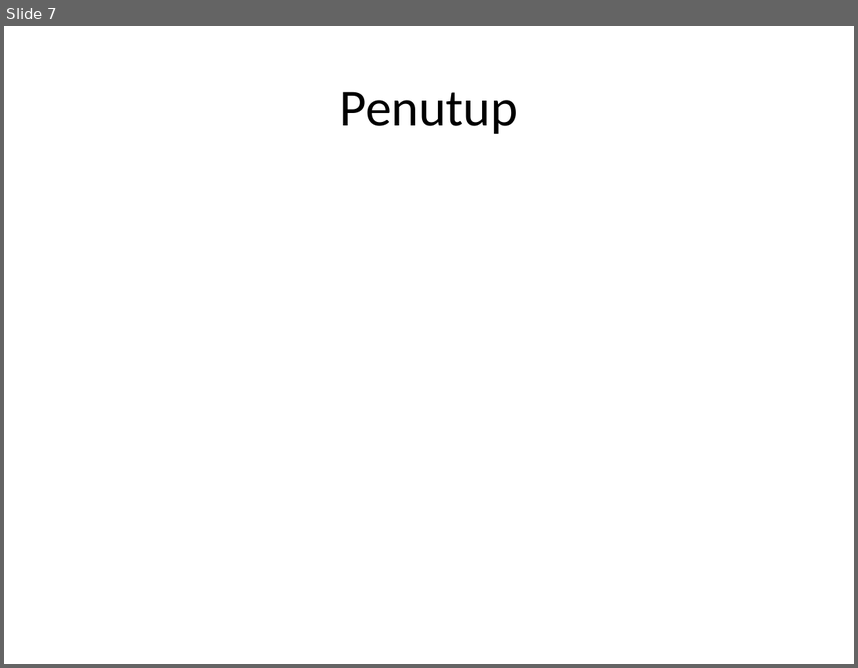
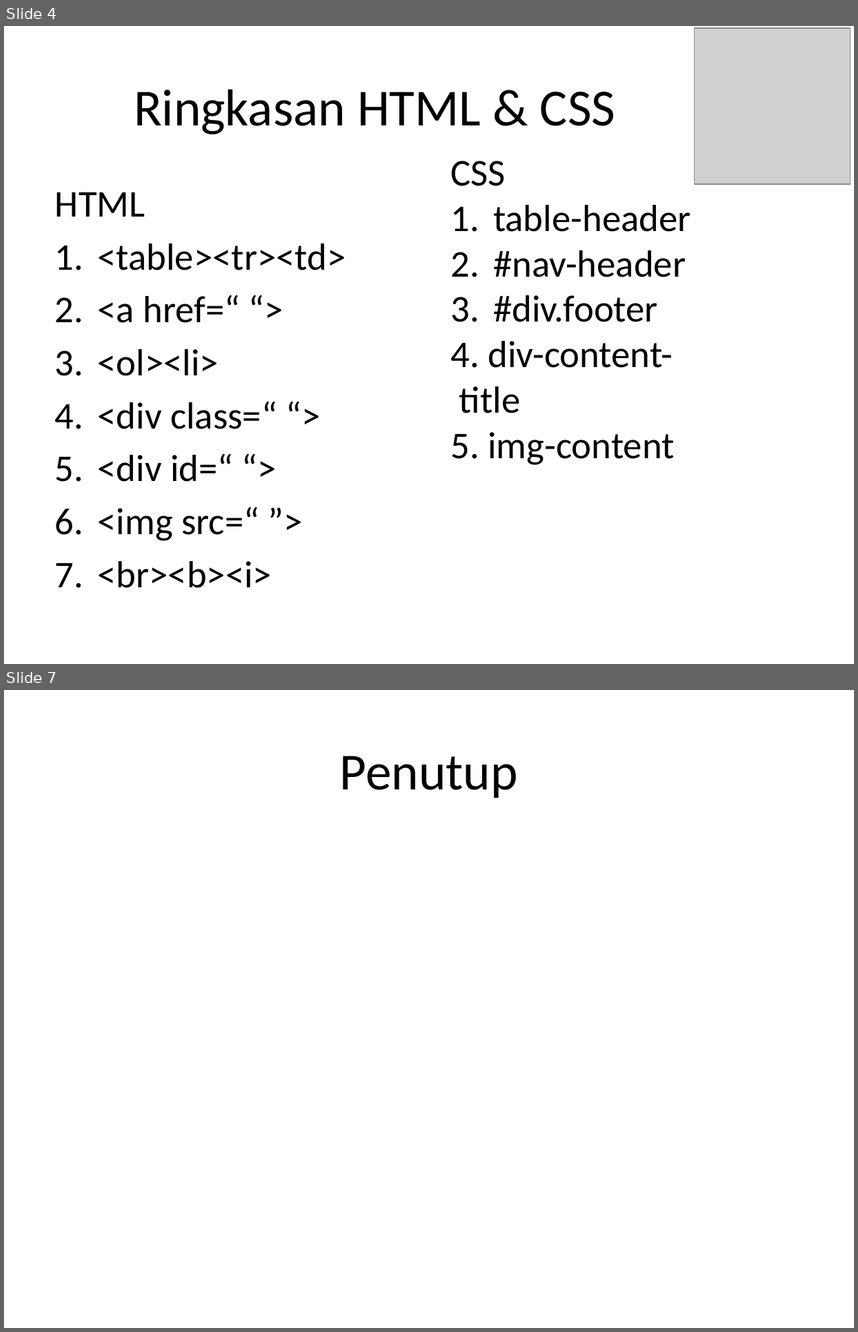
Before and after one commit to IOInspire/SGCodingMum, a slide deck: Titin/Power poin.pptx. Shown one above the other, each under a label of ours: slide 7 before the commit, slides 4 and 7 after it; the slides between them are not shown. The pictures are 858x668 and 858x1332 pixels, drawn with LibreOffice and Linux fonts; fonts in the diff are those of the drawing; grey boxes stand for pictures; background and template pictures are left out. Boxes give left, top, right and bottom in pixels: in the first picture for what was removed or moved away, otherwise in the second. Text is boxed around its words. In the diff, an @@ line names an element or a change of style, - is before the commit and + after.

```diff
--- a/Titin/Power poin.pptx
+++ b/Titin/Power poin.pptx
@@ slide 4 added at (x1=4, y1=26, x2=854, y2=664), background picture (left out) @@
@@ picture added at (x1=694, y1=27, x2=850, y2=183) @@
@@ title added at (x1=134, y1=89, x2=615, y2=134), 44 pt, text #000000 @@
+Ringkasan HTML & CSS
@@ text added at (x1=451, y1=161, x2=691, y2=465), 32 pt, text #000000 @@
+CSS
+1. table-header
+2. #nav-header
+3. #div.footer
+4. div-content- title
+5. img-content
@@ text added at (x1=55, y1=192, x2=346, y2=588), 32 pt, text #000000 @@
+HTML
+1. <table><tr><td>
+2. <a href=“ “>
+3. <ol><li>
+4. <div class=“ “>
+5. <div id=“ “>
+6. <img src=“ ”>
+7. <br><b><i>
```
Also in this commit, not shown: 1 slide changed, 4 other slides added, 5 slides removed, 26 other files.
